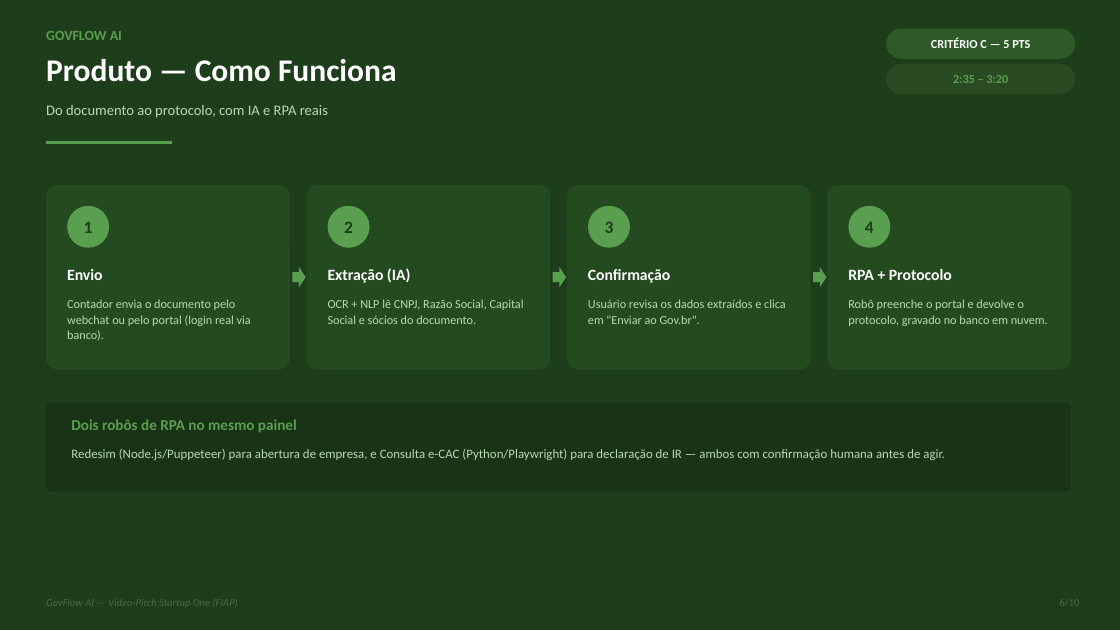
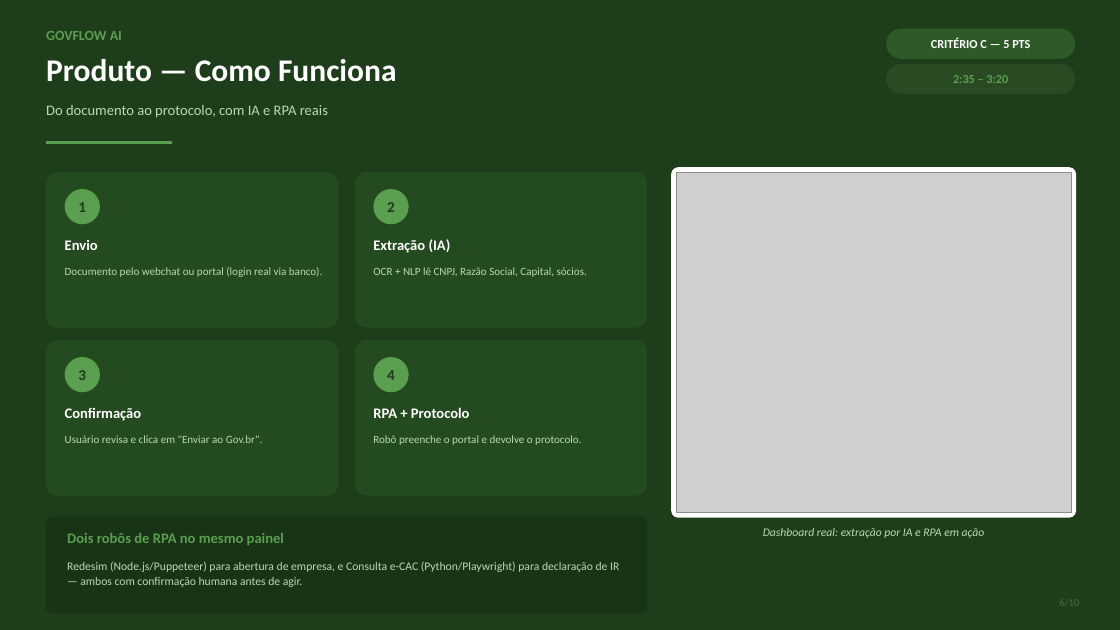
Before and after one commit to pedroamancio06/govflowai, a slide deck: slide 6 of docs/apresentacao/GovFlow-AI-Apresentacao.pptx. Drawn at 1120x630 pixels with LibreOffice and Linux fonts; fonts in the diff are those of the drawing; grey boxes stand for pictures. Boxes give left, top, right and bottom in pixels: in the first picture for what was removed or moved away, otherwise in the second. Text is boxed around its words. In the diff, an @@ line names an element or a change of style, - is before the commit and + after.

Commit message:
Adiciona screenshot real do dashboard no slide de Produto
Slide 6 ("Produto — Como Funciona") reorganizado em duas colunas: os 4
passos do fluxo num grid 2x2 à esquerda, e à direita uma captura de tela
real do dashboard (live feed do RPA preenchendo CNPJ/Razão Social/sócios
extraídos do documento, painel de dados extraídos com confiança da IA, e o
histórico de automações) — prova visual direta de que o pipeline roda de
verdade, não é mockup.

```diff
--- a/docs/apresentacao/GovFlow-AI-Apresentacao.pptx
+++ b/docs/apresentacao/GovFlow-AI-Apresentacao.pptx
@@ rounded rectangle: place and size @@
-rounded rectangle at (46, 185, 290, 370)
+rounded rectangle at (46, 172, 339, 328)
@@ rounded rectangle: place and size @@
-rounded rectangle at (307, 185, 550, 370)
+rounded rectangle at (355, 172, 647, 328)
@@ rounded rectangle: place and size @@
-rounded rectangle at (46, 403, 1071, 492)
+rounded rectangle at (671, 167, 1076, 518)
@@ rounded rectangle at (671, 167, 1076, 518): fill #183315 to #FFFFFF; proportions changed @@
@@ picture added at (676, 172, 1071, 513) @@
@@ ellipse "1": place and size @@
-ellipse "1" at (67, 206, 109, 248)
+ellipse "1" at (65, 189, 100, 224)
@@ ellipse "2": place and size @@
-ellipse "2" at (328, 206, 370, 248)
+ellipse "2" at (374, 189, 409, 224)
@@ text "Envio": place and size @@
-text "Envio" at (67, 269, 103, 280)
+text "Envio" at (65, 240, 98, 250)
@@ text "Extração (IA)": place and size @@
-text "Extração (IA)" at (328, 268, 410, 283)
+text "Extração (IA)" at (373, 239, 451, 253)
@@ text at (65, 267, 322, 277): text changed; size 10.5 to 9.5 pt @@
-Contador envia o documento pelo webchat ou pelo portal (login real via banco).
+Documento pelo webchat ou portal (login real via banco).
@@ right arrow removed at (292, 267, 306, 287) @@
@@ text at (373, 267, 587, 277): text changed; size 10.5 to 9.5 pt @@
-OCR + NLP lê CNPJ, Razão Social, Capital Social e sócios do documento.
+OCR + NLP lê CNPJ, Razão Social, Capital, sócios.
@@ right arrow removed at (553, 267, 566, 287) @@
@@ right arrow removed at (813, 267, 827, 287) @@
@@ proportions changed in 4 elements at (46, 172, 339, 328), (355, 172, 647, 328), (355, 340, 647, 496), (46, 340, 339, 496) @@
@@ rounded rectangle: place and size @@
-rounded rectangle at (828, 185, 1071, 370)
+rounded rectangle at (46, 340, 339, 496)
@@ ellipse "3": place and size @@
-ellipse "3" at (588, 206, 630, 248)
+ellipse "3" at (65, 357, 100, 392)
@@ rounded rectangle: place and size @@
-rounded rectangle at (567, 185, 811, 370)
+rounded rectangle at (355, 340, 647, 496)
@@ size 15 to 13 pt in 4 elements at (65, 189, 100, 224), (374, 189, 409, 224), (65, 357, 100, 392), (374, 357, 409, 392) @@
@@ ellipse "4": place and size @@
-ellipse "4" at (849, 206, 891, 248)
+ellipse "4" at (374, 357, 409, 392)
@@ text "Confirmação": place and size @@
-text "Confirmação" at (588, 269, 670, 283)
+text "Confirmação" at (65, 408, 142, 421)
@@ size 13.5 to 12.5 pt in 4 elements at (65, 240, 98, 250), (373, 239, 451, 253), (65, 408, 142, 421), (373, 407, 470, 418) @@
@@ text "RPA + Protocolo": place and size @@
-text "RPA + Protocolo" at (848, 269, 952, 280)
+text "RPA + Protocolo" at (373, 407, 470, 418)
@@ text at (65, 435, 262, 443): text changed; size 10.5 to 9.5 pt @@
-Usuário revisa os dados extraídos e clica em "Enviar ao Gov.br".
+Usuário revisa e clica em "Enviar ao Gov.br".
@@ text at (373, 435, 581, 445): text changed; size 10.5 to 9.5 pt @@
-Robô preenche o portal e devolve o protocolo, gravado no banco em nuvem.
+Robô preenche o portal e devolve o protocolo.
@@ rounded rectangle added at (46, 517, 647, 613), fill #183315 @@
@@ text "Dois robôs de RPA no ...": place and size @@
-text "Dois robôs de RPA no ..." at (71, 419, 297, 433)
+text "Dois robôs de RPA no ..." at (67, 533, 284, 545)
@@ text "Dois robôs de RPA no ..." at (67, 533, 284, 545): size 13 to 12.5 pt @@
@@ text added at (763, 528, 985, 538), 10 pt, text #B8D9B2, italic @@
+Dashboard real: extração por IA e RPA em ação
@@ text "Redesim (Node.js/Puppeteer) para abertura de ...": place and size @@
-text "Redesim (Node.js/Puppeteer) para abertura de ..." at (71, 449, 945, 460)
+text "Redesim (Node.js/Puppeteer) para abertura de ..." at (67, 561, 619, 587)
@@ text "Redesim (Node.js/Puppeteer) para abertura de ..." at (67, 561, 619, 587): size 11 to 10 pt @@
@@ text removed at (46, 597, 238, 610) @@
-GovFlow AI — Vídeo-Pitch Startup One (FIAP)
```
Also in this commit, not shown: 1 other file.
